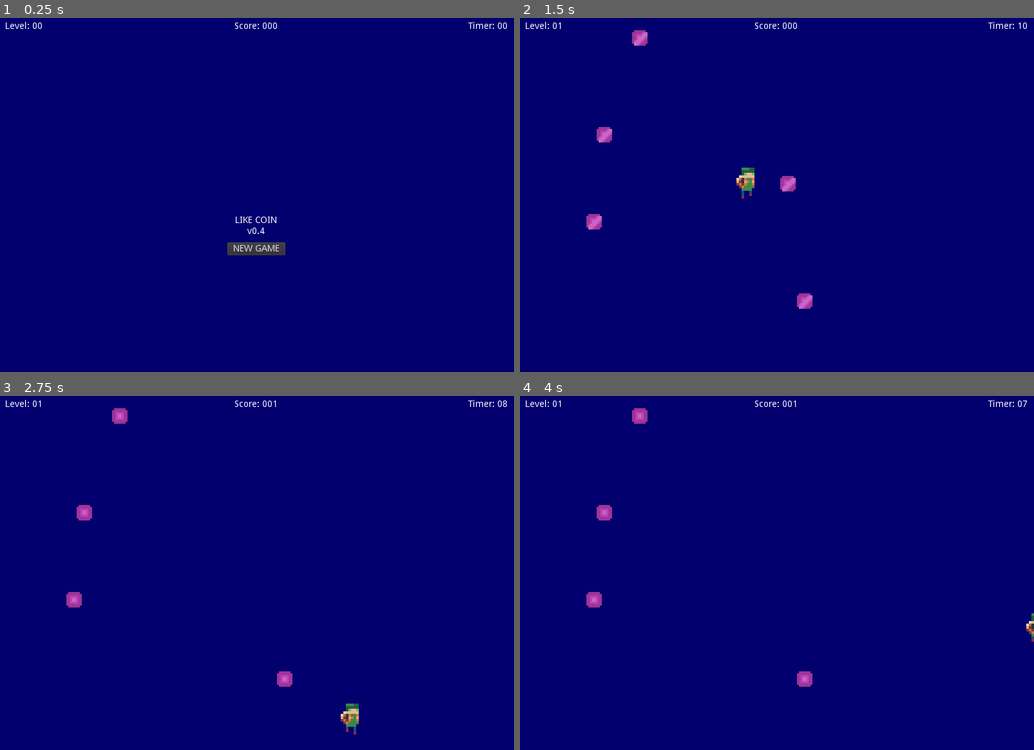
Above: before the commit, frames 1-4 (two rows, left to right).
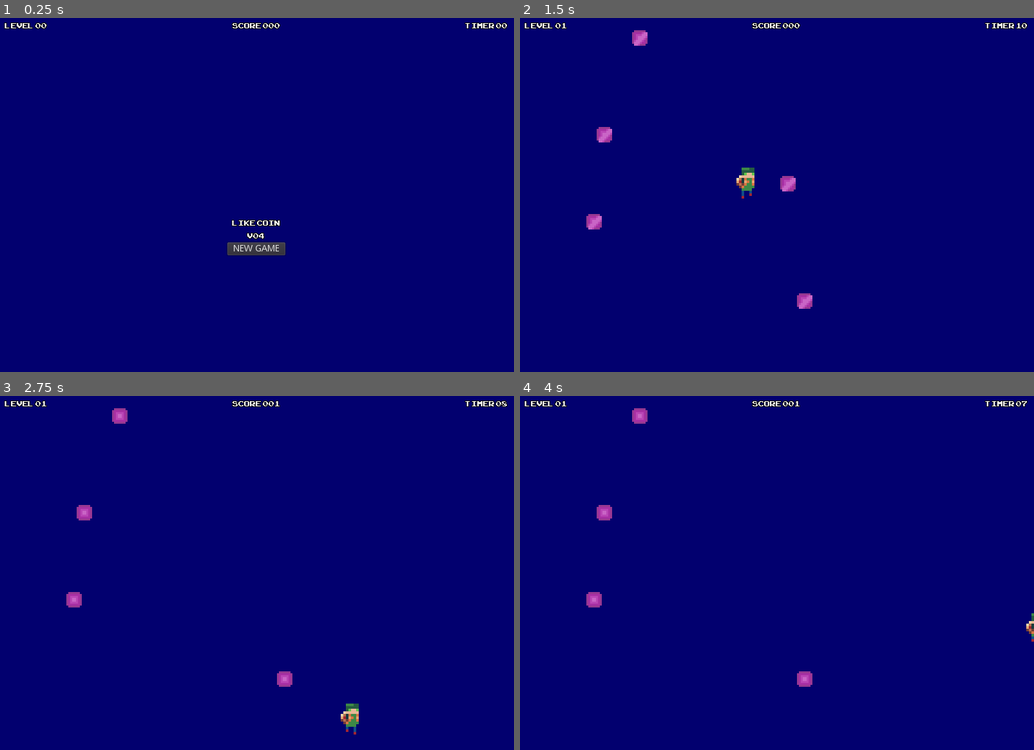
Above: after the commit, the same moments.

Repository: RaSla/Godot-LikeCoin
Game: Godot game, scene res://Main.tscn
Two runs of this game, one before a commit and one after it. Both use one fixed random seed, a clock stepped at 60 frames per second and the inputs below.
Inputs:
- Up to frame 1 (0.25 s): no input
- Up to frame 2 (1.5 s): click "NEW GAME" at 0.5 s; tap Enter at 1.25 s; hold Right (ui_right) from 1.28 s (still down)
- Up to frame 3 (2.75 s): release Right (ui_right) at 2.03 s; hold Down (ui_down) from 2.03 s (still down)
- Up to frame 4 (4 s): release Down (ui_down) at 2.78 s; hold Right (ui_right) 2.78-3.53 s; hold Up (ui_up) from 3.53 s (still down)

The runs differ from the first frame. In frame 1, 0.7% of the frame differs, in the area x 0-99%, y 1-63%; in frame 2, 0.4%; in frame 3, 0.4%; in frame 4, 0.4%.

Commit message:
Font
* New font for menu's

Diff:
--- /dev/null
+++ b/CLASSICFONTSETTINGS.tres
@@ -0,0 +1,9 @@
+[gd_resource type="DynamicFont" load_steps=2 format=2]
+
+[ext_resource path="res://Fonts/ARCADECLASSIC.TTF" type="DynamicFontData" id=1]
+
+[resource]
+outline_size = 1
+outline_color = Color( 0, 0, 0, 1 )
+use_mipmaps = true
+font_data = ExtResource( 1 )
--- a/HUD.tscn
+++ b/HUD.tscn
@@ -1,6 +1,7 @@
-[gd_scene load_steps=2 format=2]
+[gd_scene load_steps=3 format=2]
 
 [ext_resource path="res://HUD.gd" type="Script" id=1]
+[ext_resource path="res://CLASSICFONTSETTINGS.tres" type="DynamicFont" id=3]
 
 [node name="HUD" type="CanvasLayer"]
 script = ExtResource( 1 )
@@ -17,23 +18,26 @@
 }
 
 [node name="TimeLabel" type="Label" parent="MarginContainer"]
-margin_top = 8.0
+margin_top = 6.0
 margin_right = 780.0
-margin_bottom = 22.0
+margin_bottom = 23.0
+custom_fonts/font = ExtResource( 3 )
 text = "Timer: 00"
 align = 2
 
 [node name="ScoreLabel" type="Label" parent="MarginContainer"]
-margin_top = 8.0
+margin_top = 6.0
 margin_right = 780.0
-margin_bottom = 22.0
+margin_bottom = 23.0
+custom_fonts/font = ExtResource( 3 )
 text = "Score: 000"
 align = 1
 
 [node name="LevelLabel" type="Label" parent="MarginContainer"]
-margin_top = 8.0
+margin_top = 6.0
 margin_right = 780.0
-margin_bottom = 22.0
+margin_bottom = 23.0
+custom_fonts/font = ExtResource( 3 )
 text = "Level: 00"
 
 [node name="MessageLabel" type="Label" parent="."]
@@ -42,6 +46,7 @@
 anchor_bottom = 0.5
 margin_top = 2.0
 margin_bottom = 99.0
+custom_fonts/font = ExtResource( 3 )
 text = "
 LIKE COIN
 v0.4"
Binary file added: Fonts/ARCADECLASSIC.TTF
